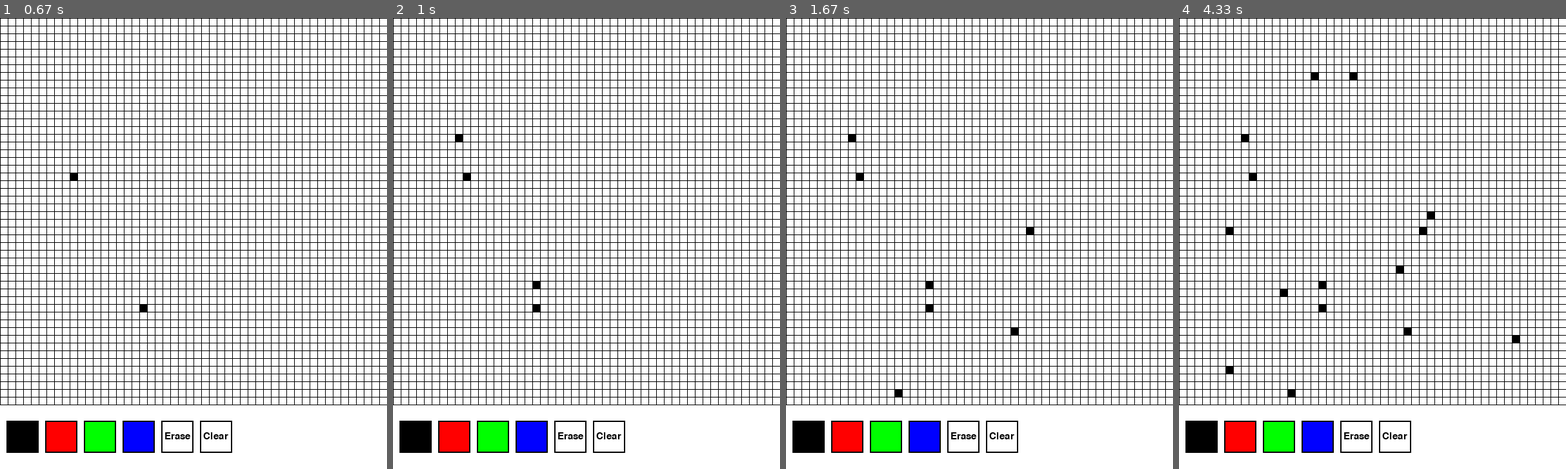
Above: before the commit, frames 1-4 (left to right).
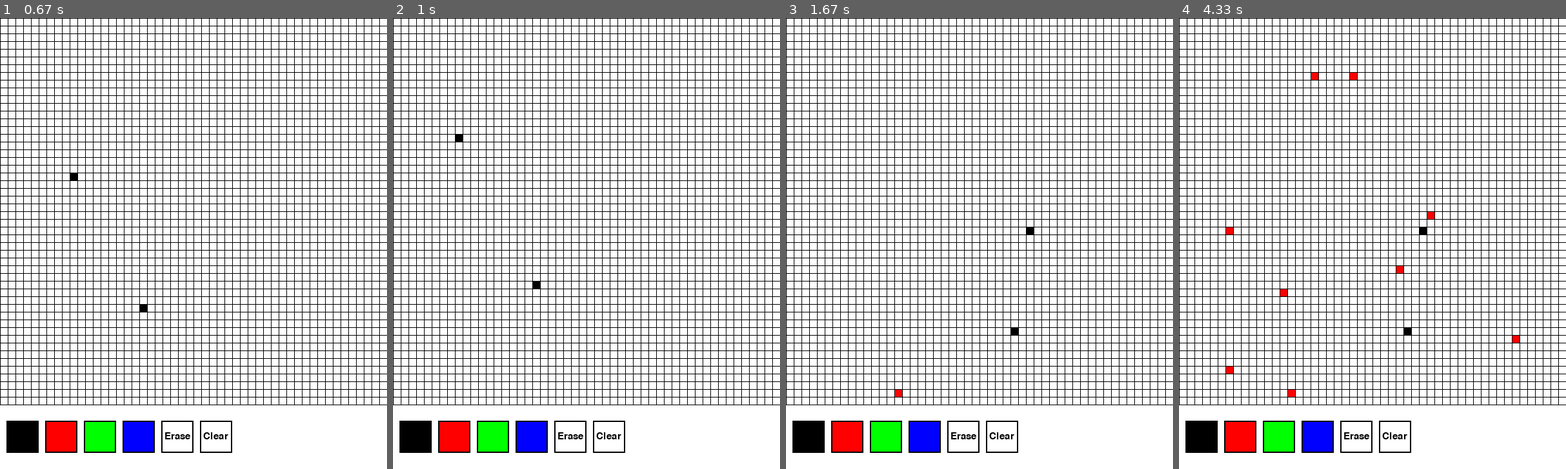
Above: after the commit, the same moments.

Repository: Nishant-Bhosale/Pygame-Paint
Game: pygame game, started from main.py
Two runs of this game, one before a commit and one after it. Both use one fixed random seed, a clock stepped at 60 frames per second and the inputs below.
Inputs (mouse positions are in pixels of both pictures, inside the frame that each line leads up to):
- Up to frame 1 (0.67 s): press the mouse at (216, 437) at 0.37 s; move the mouse to (143, 306) at 0.47 s; release the mouse at (73, 175) at 0.6 s
- Up to frame 2 (1 s): press the mouse at (609, 437) at 0.7 s; move the mouse to (532, 288) at 0.8 s; release the mouse at (454, 135) at 0.93 s
- Up to frame 3 (1.67 s): press the mouse at (1002, 437) at 1.03 s; move the mouse to (1014, 333) at 1.13 s; release the mouse at (1025, 229) at 1.27 s; press the mouse at (847, 437) at 1.37 s; move the mouse to (871, 414) at 1.47 s; release the mouse at (894, 387) at 1.6 s
- Up to frame 4 (4.33 s): click (1434, 216) at 1.72 s; click (1318, 76) at 2.05 s; click (1229, 229) at 2.38 s; click (1515, 333) at 2.72 s; click (1225, 369) at 3.05 s; click (1403, 270) at 3.38 s; click (1357, 76) at 3.72 s; click (1287, 288) at 4.05 s

Frame 1 is identical in both runs. In frame 2, less than 0.1% of the frame differs, in the area x 18-38%, y 34-66%; in frame 3, 0.1%; in frame 4, 0.4%, in the area x 12-88%, y 12-84%.

Commit message:
Finished the project

Diff:
--- a/main.py
+++ b/main.py
@@ -69,8 +69,17 @@
 
          try:
             row, col = get_row_col_from_pos(pos)
-            grid[row] [col] = drawing_color
+            grid[row][col] = drawing_color
          except IndexError:
-            pass
+            for button in buttons:
+               if not button.clicked(pos):
+                  continue
+
+               drawing_color = button.color
+               if button.text == 'Clear':
+                  grid = init_grid(ROWS, COLS, BG_COLOR)
+                  drawing_color = BLACK
+
    draw(WIN, grid, buttons)
+
 pygame.quit()
--- a/utils/button.py
+++ b/utils/button.py
@@ -23,7 +23,7 @@
 
       if not (x >= self.x and x <= self.x + self.width):
          return False
-      if not (y >= self.y and y <= self.x + self.height):
+      if not (y >= self.y and y <= self.y + self.height):
          return False
 
       return True
